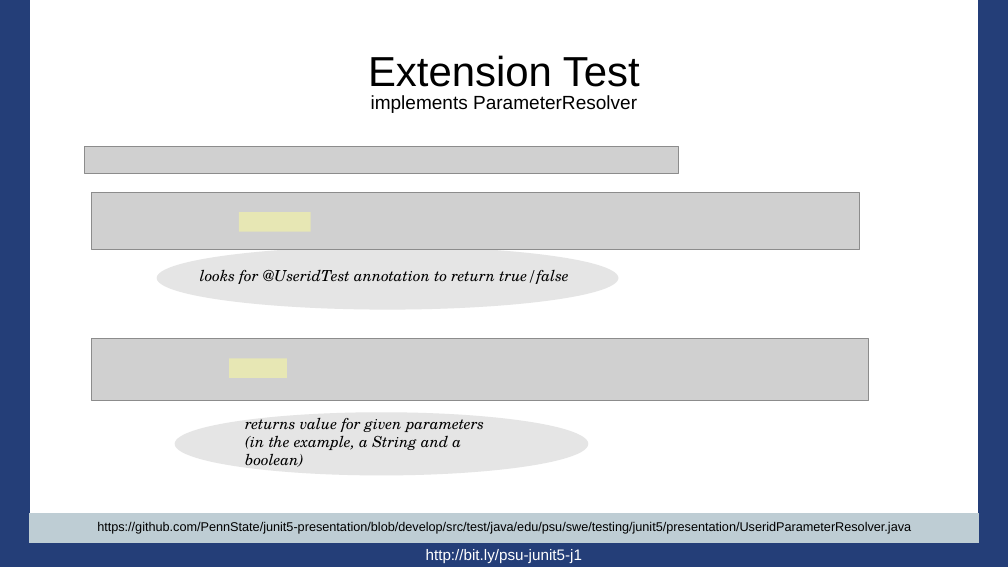
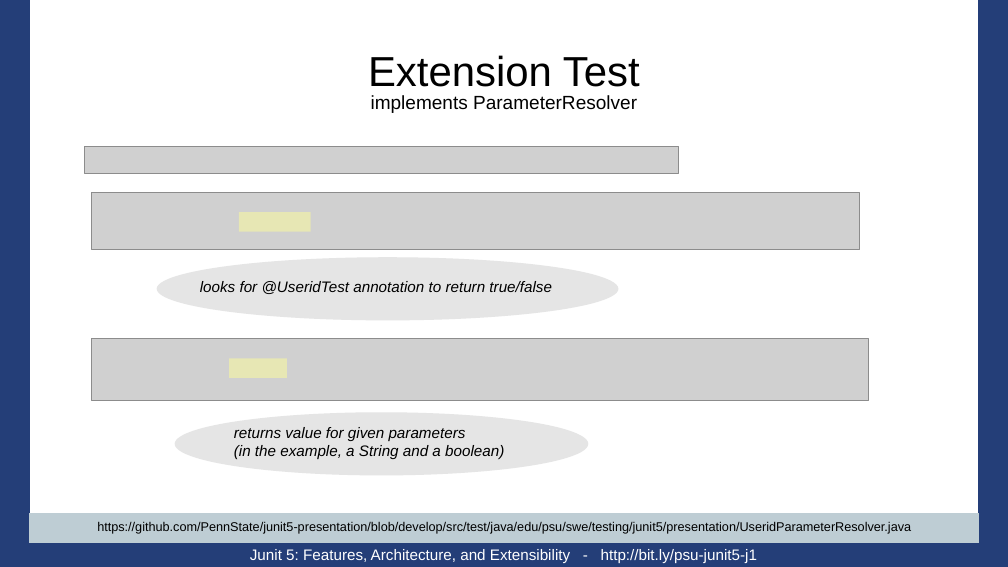
Before and after one commit to PennState/junit5-presentation, a slide deck: slide 52 of src/site/presentation/Junit5_Presentation_JavaOne_2016.odp (slide 53 before the commit). Drawn at 1008x567 pixels with LibreOffice and Linux fonts; fonts in the diff are those of the drawing; grey boxes stand for pictures; background and template pictures are left out. Boxes give left, top, right and bottom in pixels: in the first picture for what was removed or moved away, otherwise in the second. Text is boxed around its words. In the diff, an @@ line names an element or a change of style, - is before the commit and + after.

```diff
--- a/src/site/presentation/Junit5_Presentation_JavaOne_2016.odp
+++ b/src/site/presentation/Junit5_Presentation_JavaOne_2016.odp
@@ ellipse: place and size @@
-ellipse at [156, 247, 618, 310]
+ellipse at [156, 257, 618, 320]
@@ title "looks for @UseridTest annotation to ...": place and size @@
-title "looks for @UseridTest annotation to ..." at [200, 270, 569, 284]
+title "looks for @UseridTest annotation to ..." at [200, 281, 552, 294]
@@ title "looks for @UseridTest annotation to ..." at [200, 281, 552, 294]: font TeX Gyre Schola to Arial @@
@@ title "returns value for given parameters ..." at [234, 427, 504, 459]: font TeX Gyre Schola to Arial @@
@@ title "returns value for given parameters ...": place and size @@
-title "returns value for given parameters ..." at [245, 418, 484, 467]
+title "returns value for given parameters ..." at [234, 427, 504, 459]
@@ text at [250, 549, 757, 563]: text changed @@
-http://bit.ly/psu-junit5-j1
+Junit 5: Features, Architecture, and Extensibility - http://bit.ly/psu-junit5-j1
```
Also in this commit, not shown: 70 other slides changed, 4 slides removed.
